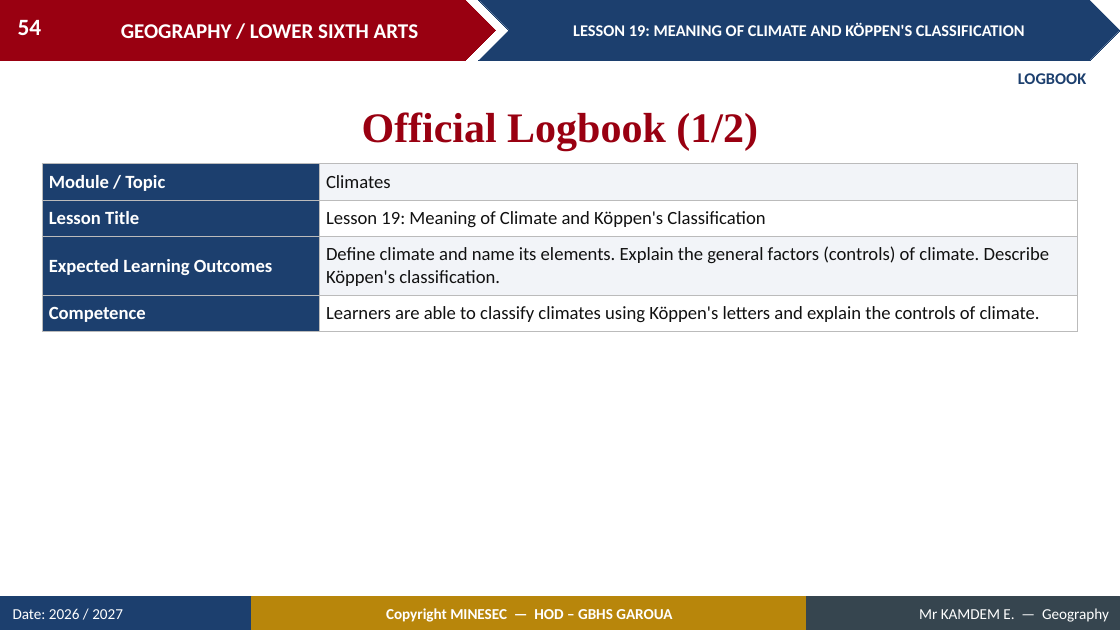
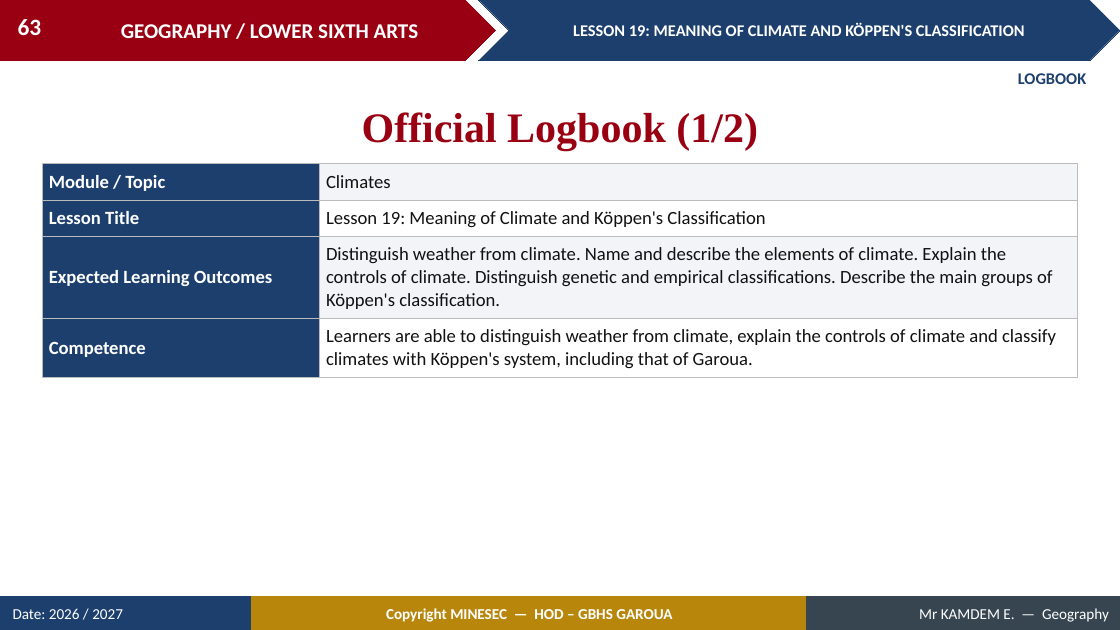
Before and after one commit to Berthautk/linea-github, a slide deck: slide 63 of lecons/LSA/Climatology/01_LSA_CLIM_L19_Meaning_of_Climate_and_K_ppen_s_Classification.pptx (slide 54 before the commit). Drawn at 1120x630 pixels with LibreOffice and Linux fonts; fonts in the diff are those of the drawing. Boxes give left, top, right and bottom in pixels: in the first picture for what was removed or moved away, otherwise in the second. Text is boxed around its words. In the diff, an @@ line names an element or a change of style, - is before the commit and + after.

```diff
--- a/lecons/LSA/Climatology/01_LSA_CLIM_L19_Meaning_of_Climate_and_K_ppen_s_Classification.pptx
+++ b/lecons/LSA/Climatology/01_LSA_CLIM_L19_Meaning_of_Climate_and_K_ppen_s_Classification.pptx
@@ page number at <box>18,19,42,35</box>: text changed @@
-54
+63
@@ table at <box>42,164,1078,372</box> @@
-row 3, column 2: Define climate and name its elements. Explain the general factors (controls) of climate. Describe Köppen's classification.
+row 3, column 2: Distinguish weather from climate. Name and describe the elements of climate. Explain the controls of climate. Distinguish genetic and empirical classifications. Describe the main groups of Köppen's classification.
-row 4, column 2: Learners are able to classify climates using Köppen's letters and explain the controls of climate.
+row 4, column 2: Learners are able to distinguish weather from climate, explain the controls of climate and classify climates with Köppen's system, including that of Garoua.
```
Also in this commit, not shown: 38 other slides changed, 19 slides added, 10 slides removed, 21 other files.
